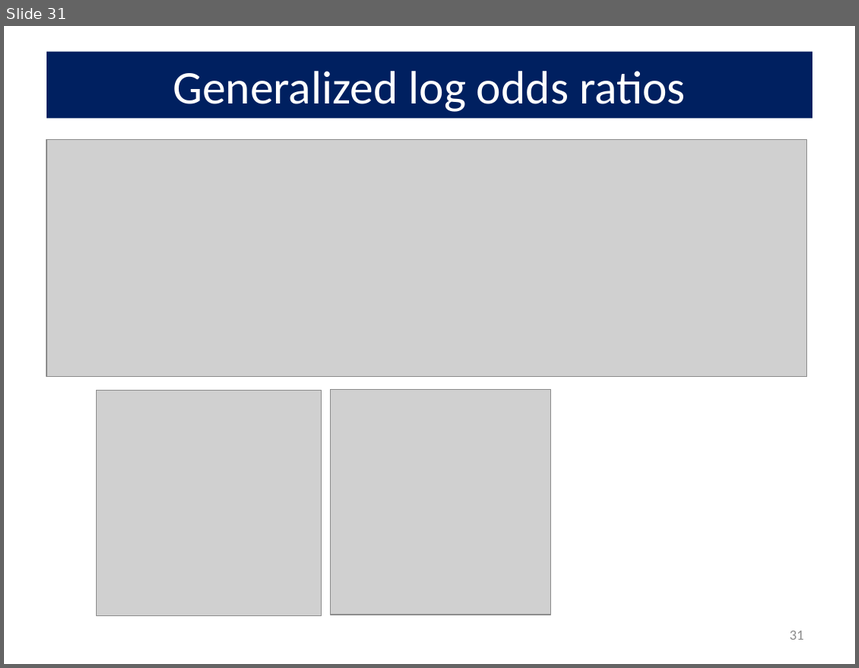
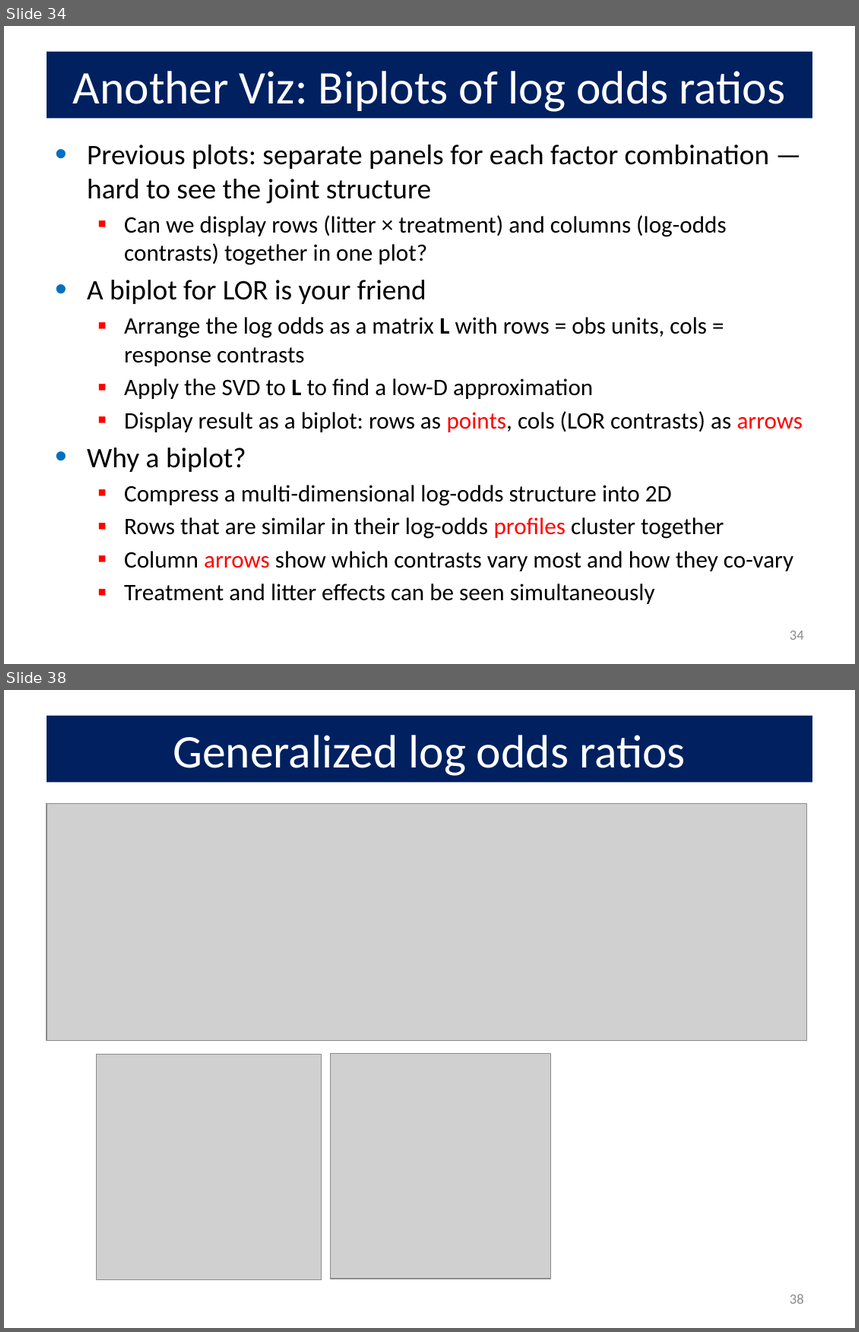
Before and after one commit to friendly/psy6136, a slide deck: lectures/10-Log-Odds.pptx. Shown one above the other, each under a label of ours: slide 31 before the commit, slides 34 and 38 after it; the slides between them are not shown. The pictures are 859x668 and 859x1332 pixels, drawn with LibreOffice and Linux fonts; fonts in the diff are those of the drawing; grey boxes stand for pictures. Boxes give left, top, right and bottom in pixels: in the first picture for what was removed or moved away, otherwise in the second. Text is boxed around its words. In the diff, an @@ line names an element or a change of style, - is before the commit and + after.

```diff
--- a/lectures/10-Log-Odds.pptx
+++ b/lectures/10-Log-Odds.pptx
@@ slide 34 added at bbox=[4, 26, 855, 664], background #FFFFFF @@
@@ title added at bbox=[47, 52, 813, 118], fill #002060, 39.6 pt, text #FFFFFF @@
+Another Viz: Biplots of log odds ratios
@@ text added at bbox=[87, 145, 804, 604], 20 pt, text #000000 @@
+• Previous plots: separate panels for each factor combination — hard to see the joint structure
+  ▪ Can we display rows (litter × treatment) and columns (log-odds contrasts) together in one plot?
+• A biplot for LOR is your friend
+  ▪ Arrange the log odds as a matrix L with rows = obs units, cols = response contrasts
+  ▪ Apply the SVD to L to find a low-D approximation
+  ▪ Display result as a biplot: rows as points, cols (LOR contrasts) as arrows
+• Why a biplot?
+  ▪ Compress a multi-dimensional log-odds structure into 2D
+  ▪ Rows that are similar in their log-odds profiles cluster together
+  ▪ Column arrows show which contrasts vary most and how they co-vary
+  ▪ Treatment and litter effects can be seen simultaneously
@@ page number added at bbox=[790, 631, 804, 640], 12 pt, text #8C8C8C @@
+34
@@ what was slide 31 is now slide 38 @@
@@ page number at bbox=[790, 1294, 804, 1304]: text changed @@
-31
+38
```
Also in this commit, not shown: 18 slides changed, 6 other slides added, 7 other files.
